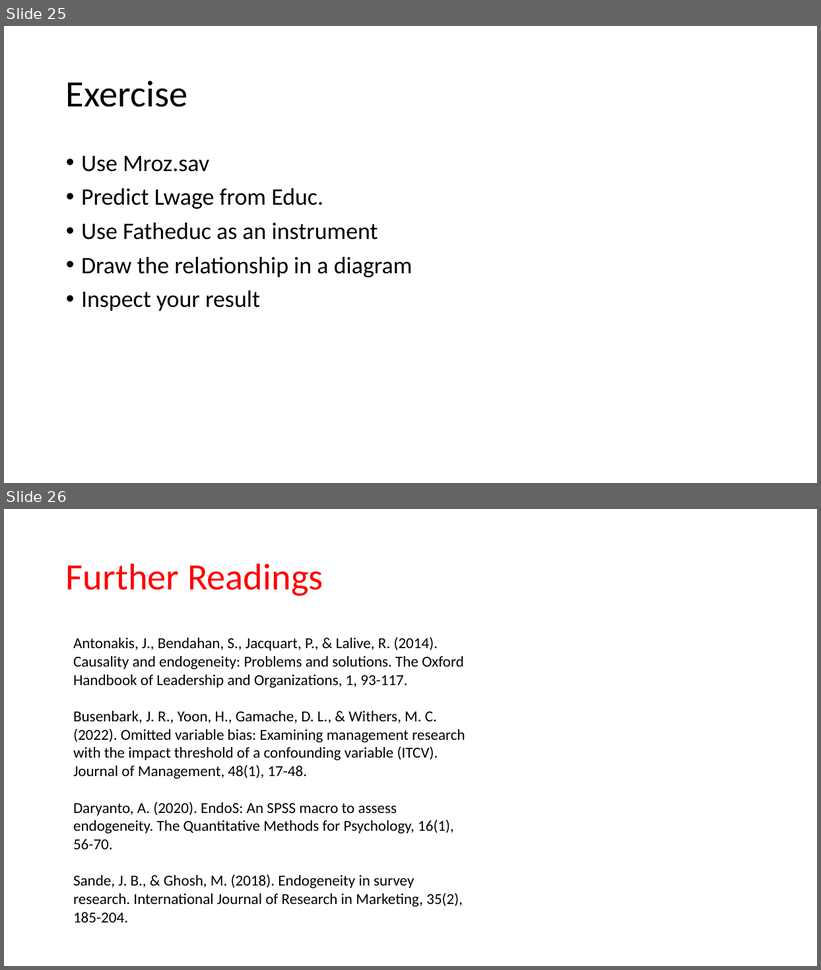
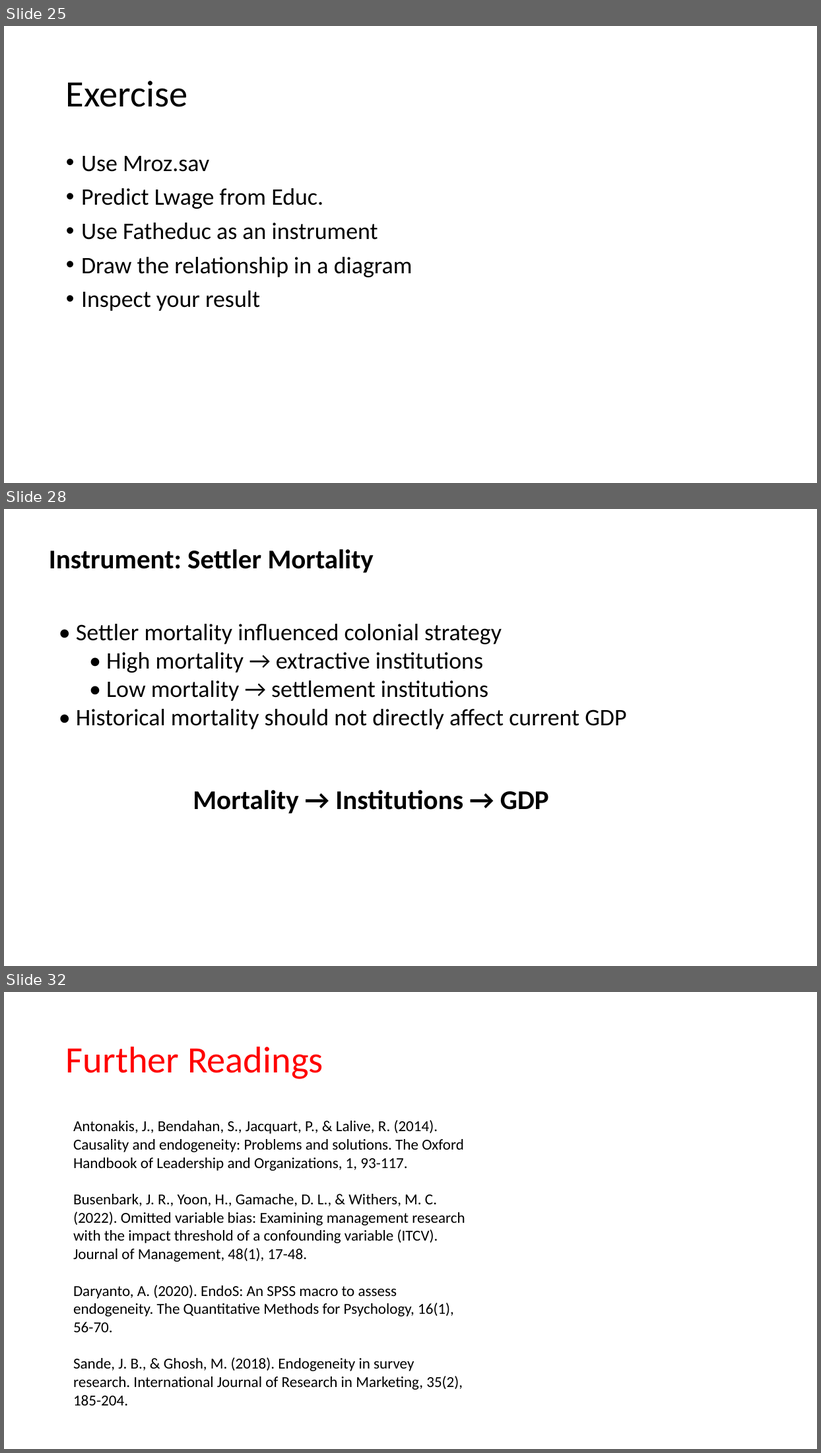
Before and after one commit to ahdar1/FIA, a slide deck: Endogeneity.pptx. Shown one above the other, each under a label of ours: slides 25 and 26 before the commit, slides 25, 28 and 32 after it; the slides between them are not shown. The pictures are 821x970 and 821x1453 pixels, drawn with LibreOffice and Linux fonts; fonts in the diff are those of the drawing. Boxes give left, top, right and bottom in pixels: in the first picture for what was removed or moved away, otherwise in the second. Text is boxed around its words. In the diff, an @@ line names an element or a change of style, - is before the commit and + after.

```diff
--- a/Endogeneity.pptx
+++ b/Endogeneity.pptx
@@ slide 28 added at [4,509,817,966], background #FFFFFF @@
@@ text added at [49,549,374,573], 32 pt, text #000000, bold @@
+Instrument: Settler Mortality
@@ text added at [76,624,626,729], 28 pt, text #000000 @@
+• Settler mortality influenced colonial strategy
+  • High mortality → extractive institutions
+  • Low mortality → settlement institutions
+• Historical mortality should not directly affect current GDP
@@ text added at [193,790,549,814], 32 pt, text #000000, bold @@
+Mortality → Institutions → GDP
@@ what was slide 26 is now slide 32 @@
```
Also in this commit, not shown: 5 other slides added.
